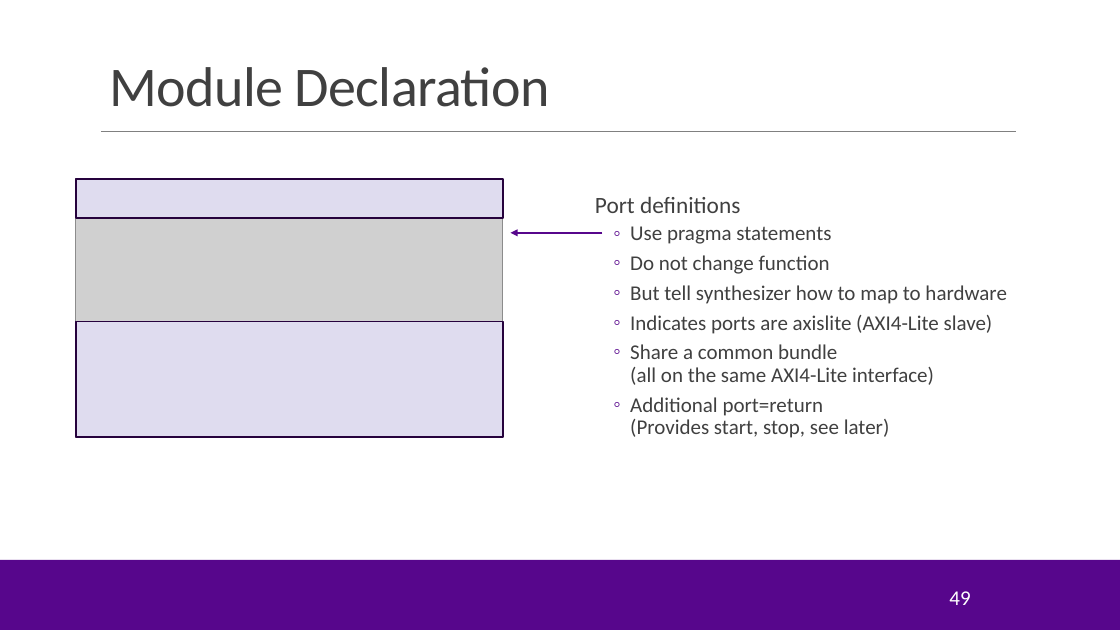
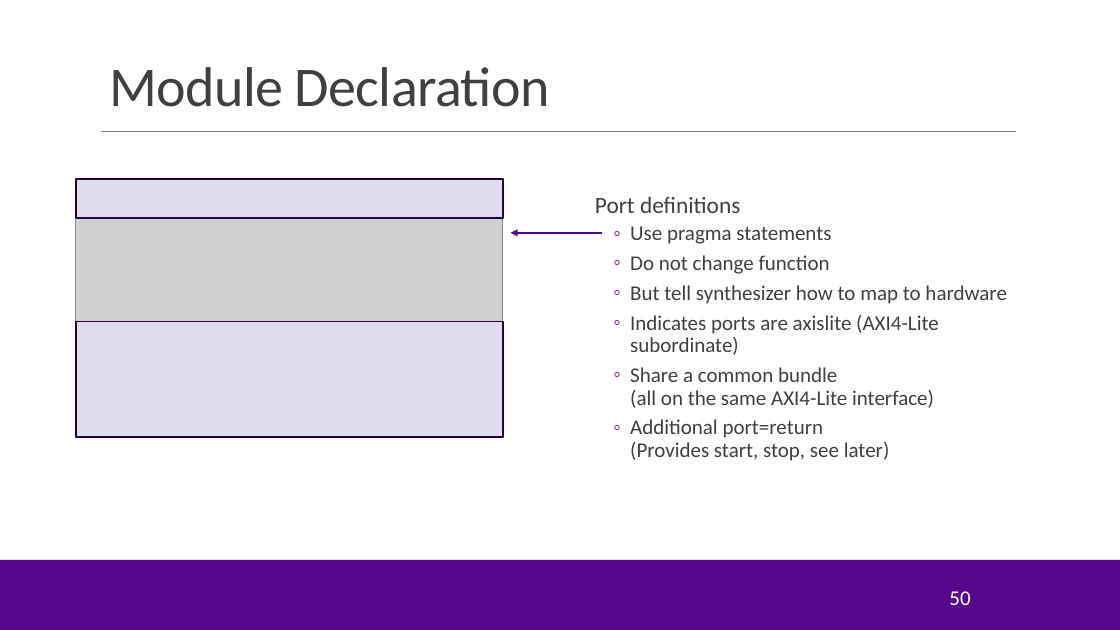
Before and after one commit to sdrangan/hwdesign, a slide deck: slide 50 of units/unit04_procif/procif_v4.pptx (slide 49 before the commit). Drawn at 1120x630 pixels with LibreOffice and Linux fonts; fonts in the diff are those of the drawing; grey boxes stand for pictures; background and template pictures are left out. Boxes give left, top, right and bottom in pixels: in the first picture for what was removed or moved away, otherwise in the second. Text is boxed around its words. In the diff, an @@ line names an element or a change of style, - is before the commit and + after.

```diff
--- a/units/unit04_procif/procif_v4.pptx
+++ b/units/unit04_procif/procif_v4.pptx
@@ text at (630, 315, 939, 355): text changed @@
-  ◦ Indicates ports are axislite (AXI4-Lite slave)
+  ◦ Indicates ports are axislite (AXI4-Lite subordinate)
@@ page number at (949, 591, 970, 605): text changed @@
-49
+50
```
Also in this commit, not shown: 8 other slides changed, 1 slide added.
